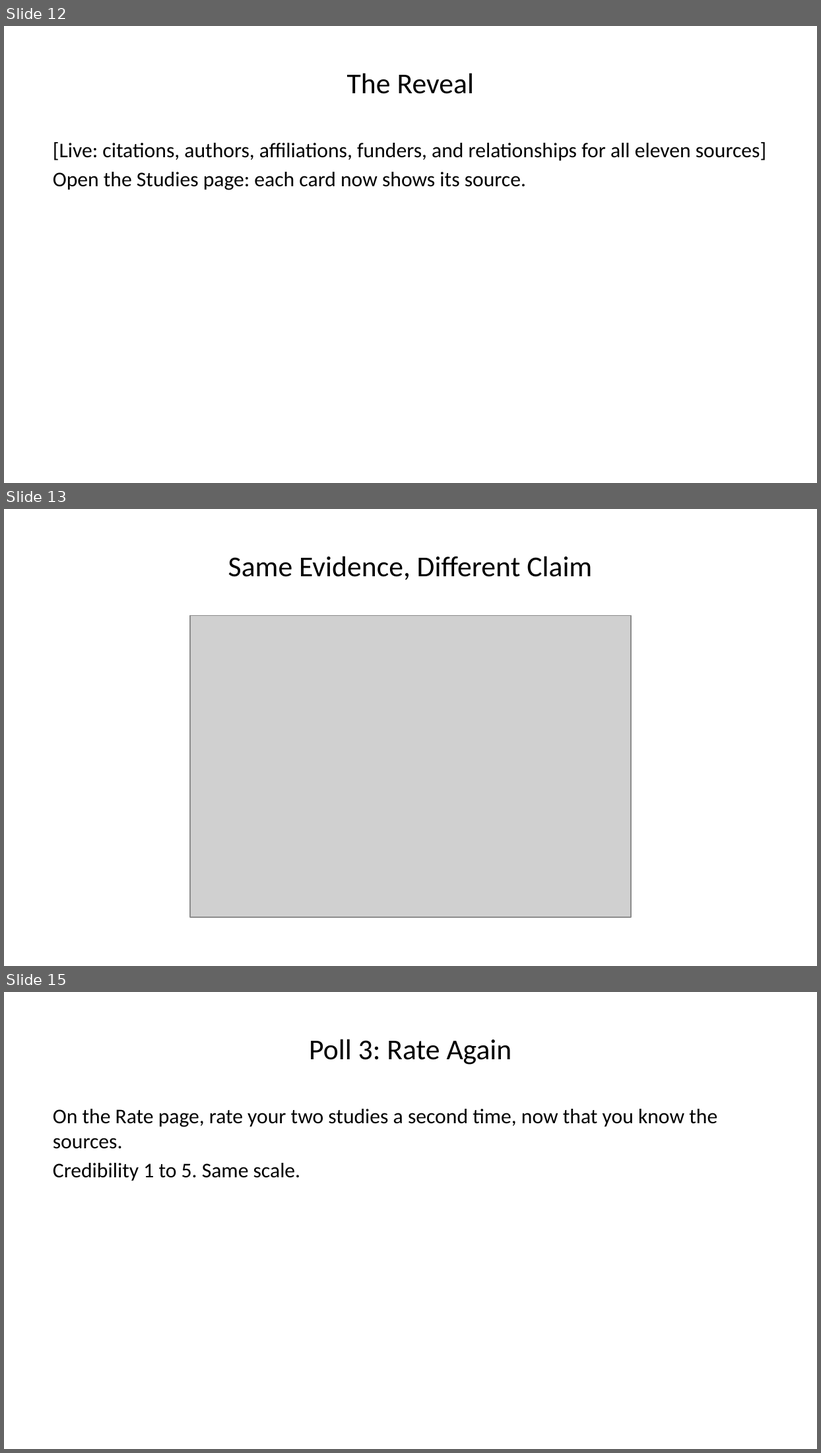
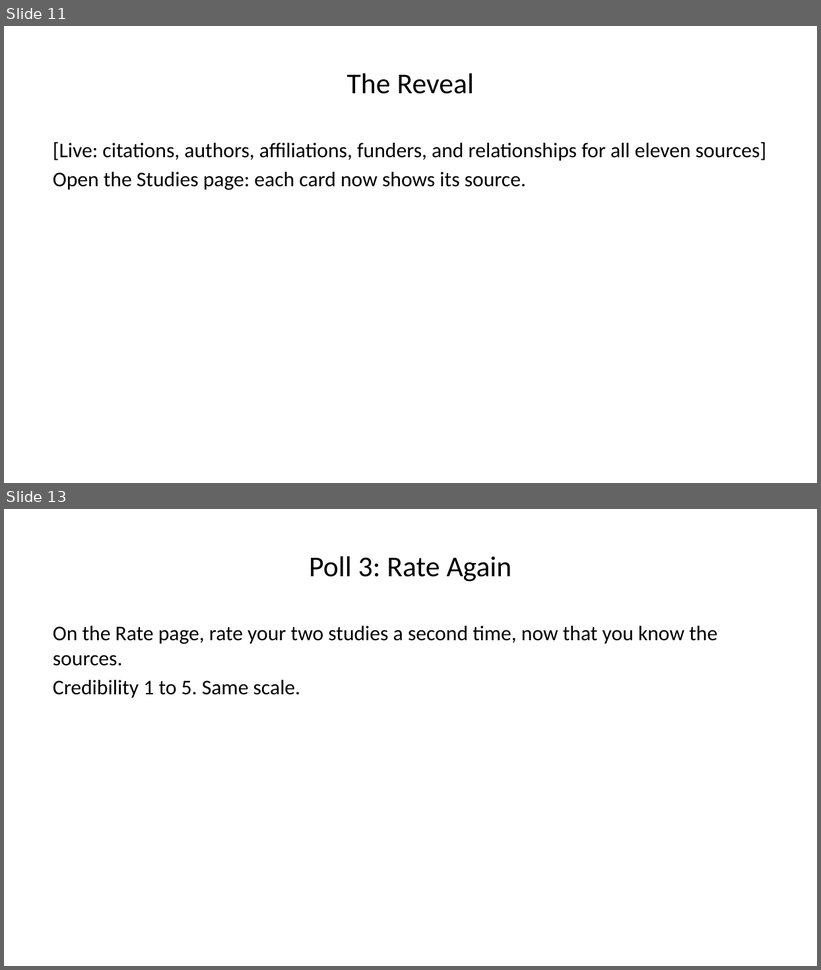
Before and after one commit to steffenerickson/edtech-evidence-lab, a slide deck: slides/output/edtech_slides_v1.pptx. Shown one above the other, each under a label of ours: slides 12, 13 and 15 before the commit, slides 11 and 13 after it; the slides between them are not shown. The pictures are 821x1453 and 821x970 pixels, drawn with LibreOffice and Linux fonts; fonts in the diff are those of the drawing; grey boxes stand for pictures. Boxes give left, top, right and bottom in pixels: in the first picture for what was removed or moved away, otherwise in the second. Text is boxed around its words. In the diff, an @@ line names an element or a change of style, - is before the commit and + after.

```diff
--- a/slides/output/edtech_slides_v1.pptx
+++ b/slides/output/edtech_slides_v1.pptx
@@ slide 13 removed at box(4, 509, 817, 966), background #FFFFFF @@
@@ title removed at box(228, 556, 592, 580) @@
-Same Evidence, Different Claim
@@ picture removed at box(190, 615, 631, 917) @@
@@ what was slide 12 is now slide 11 @@
@@ what was slide 15 is now slide 13 @@
```
Also in this commit, not shown: 3 slides changed, 1 slide added, 1 other slide removed, 1 other file.
